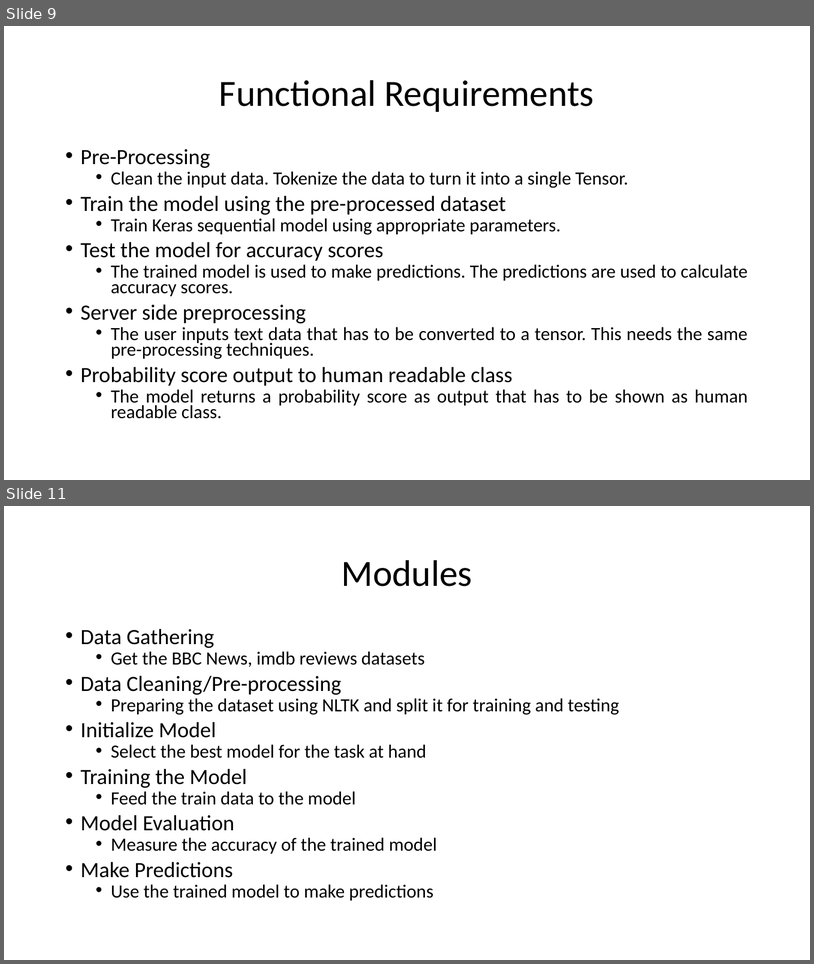
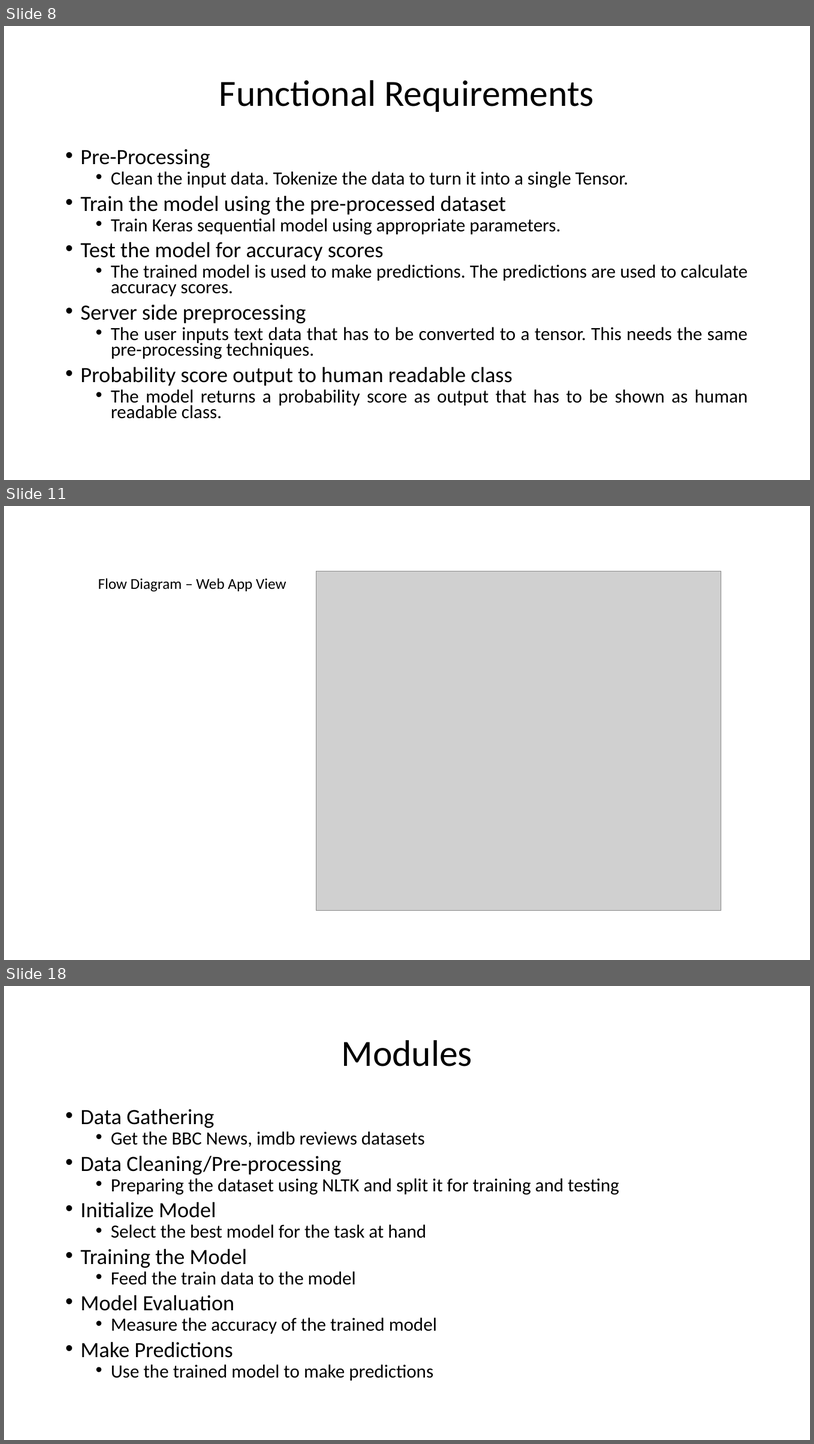
Before and after one commit to HarshaKy/text-classifier, a slide deck: docs/Presentation.pptx. Shown one above the other, each under a label of ours: slides 9 and 11 before the commit, slides 8, 11 and 18 after it; the slides between them are not shown. The pictures are 814x964 and 814x1444 pixels, drawn with LibreOffice and Linux fonts; fonts in the diff are those of the drawing; grey boxes stand for pictures. Boxes give left, top, right and bottom in pixels: in the first picture for what was removed or moved away, otherwise in the second. Text is boxed around its words. In the diff, an @@ line names an element or a change of style, - is before the commit and + after.

```diff
--- a/docs/Presentation.pptx
+++ b/docs/Presentation.pptx
@@ slide 11 added at bbox=[4, 506, 810, 960], background #FFFFFF @@
@@ picture added at bbox=[317, 571, 722, 910] @@
@@ text added at bbox=[98, 578, 286, 592], 18 pt, text #000000 @@
+Flow Diagram – Web App View
@@ what was slide 9 is now slide 8 @@
@@ what was slide 11 is now slide 18 @@
```
Also in this commit, not shown: 4 slides changed, 6 other slides added.
